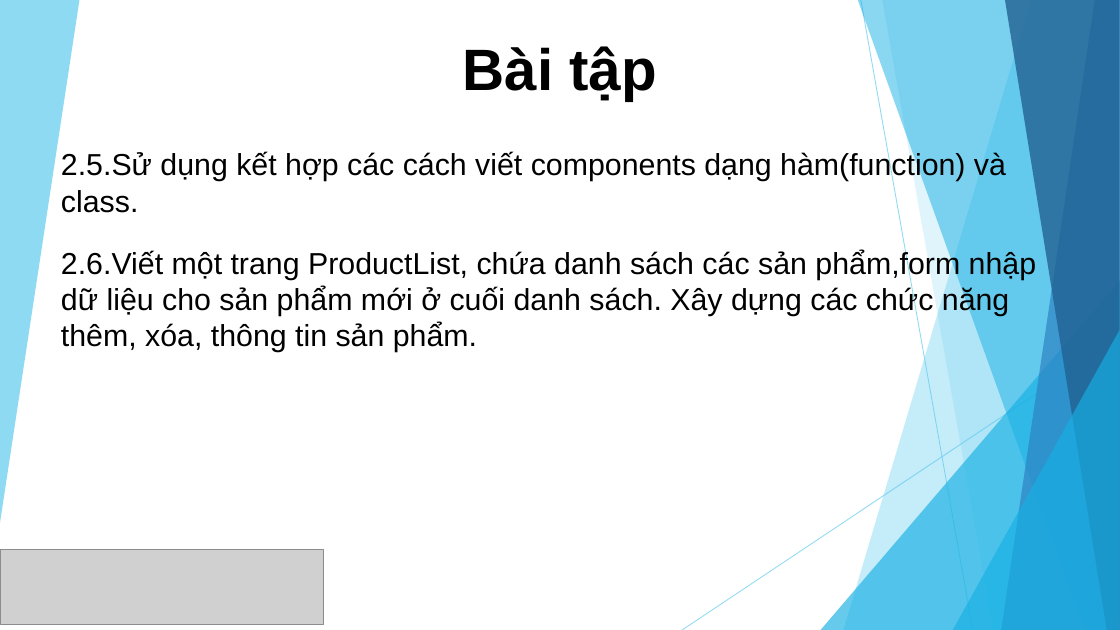
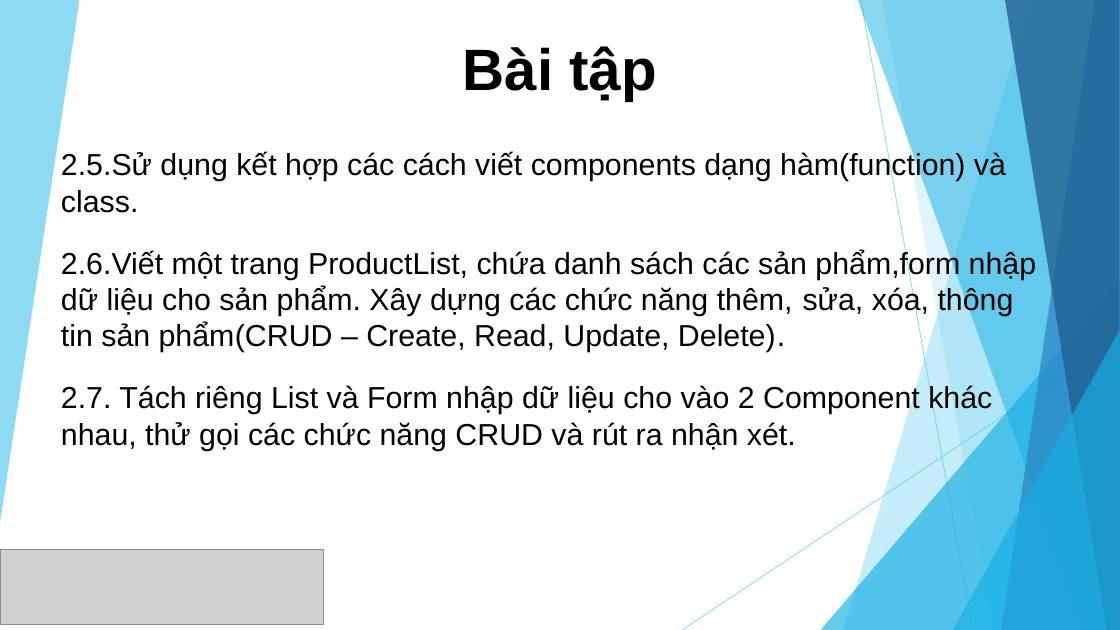
Before and after one commit to sunlight3d/CecomtechReactJST03-2019, a slide deck: slide 18 of Phần 2-Component.pptx (slide 8 before the commit). Drawn at 1120x630 pixels with LibreOffice and Linux fonts; fonts in the diff are those of the drawing; grey boxes stand for pictures. Boxes give left, top, right and bottom in pixels: in the first picture for what was removed or moved away, otherwise in the second. Text is boxed around its words. In the diff, an @@ line names an element or a change of style, - is before the commit and + after.

Commit message:
update

```diff
--- a/Phần 2-Component.pptx
+++ b/Phần 2-Component.pptx
@@ subtitle at (61,250,1036,451): text changed @@
-2.6.Viết một trang ProductList, chứa danh sách các sản phẩm,form nhập dữ liệu cho sản phẩm mới ở cuối danh sách. Xây dựng các chức năng thêm, xóa, thông tin sản phẩm.
+2.6.Viết một trang ProductList, chứa danh sách các sản phẩm,form nhập dữ liệu cho sản phẩm. Xây dựng các chức năng thêm, sửa, xóa, thông tin sản phẩm(CRUD – Create, Read, Update, Delete).
+2.7. Tách riêng List và Form nhập dữ liệu cho vào 2 Component khác nhau, thử gọi các chức năng CRUD và rút ra nhận xét.
```
Also in this commit, not shown: 3 other slides changed, 10 slides added.
